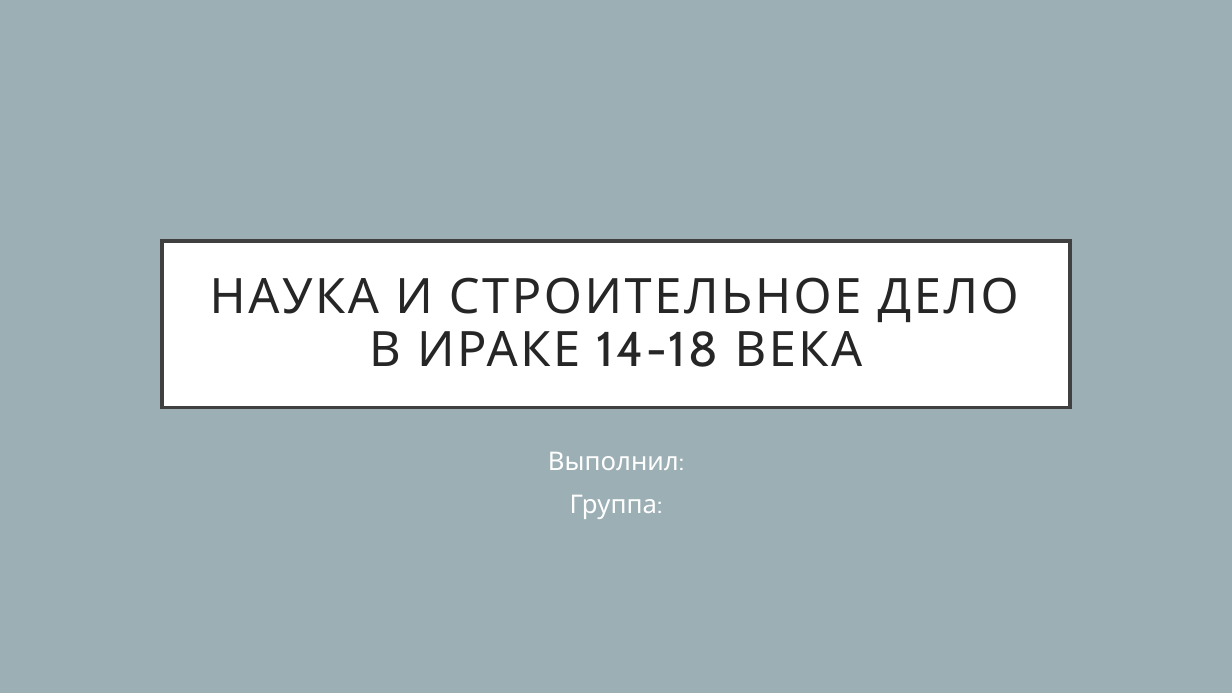
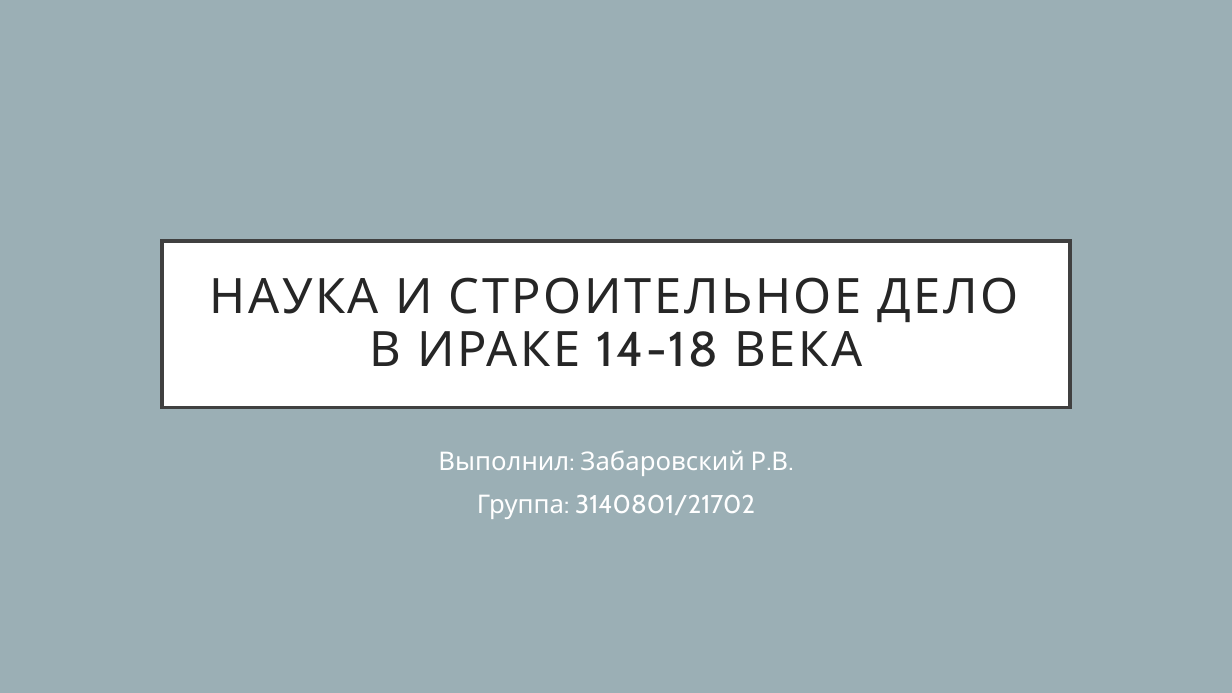
Before and after one commit to DnineO/3-term-of-SPBSTU, a slide deck: slide 1 of История и методология науки/Наука и строительное дело в Ираке 14-18 века.pptx. Drawn at 1232x693 pixels with LibreOffice and Linux fonts; fonts in the diff are those of the drawing. Boxes give left, top, right and bottom in pixels: in the first picture for what was removed or moved away, otherwise in the second. Text is boxed around its words. In the diff, an @@ line names an element or a change of style, - is before the commit and + after.

```diff
--- a/История и методология науки/Наука и строительное дело в Ираке 14-18 века.pptx
+++ b/История и методология науки/Наука и строительное дело в Ираке 14-18 века.pptx
@@ subtitle at (x1=438, y1=450, x2=788, y2=519): text changed @@
-Выполнил:
-Группа:
+Выполнил: Забаровский Р.В.
+Группа: 3140801/21702
```
Also in this commit, not shown: 6 other slides changed, 3 slides added, 1 slide removed.
